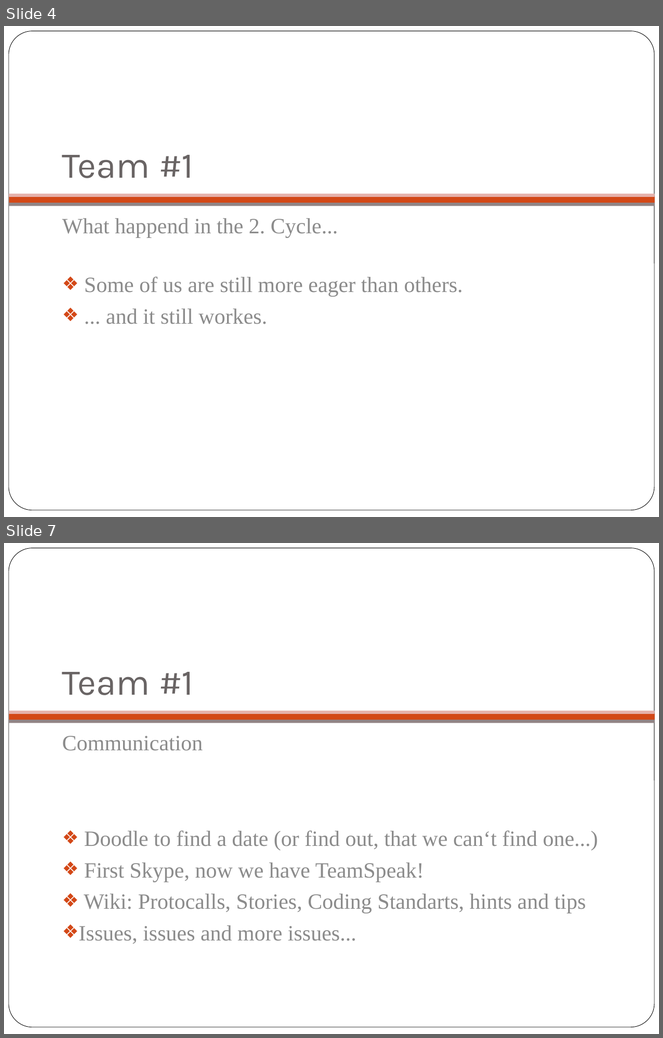
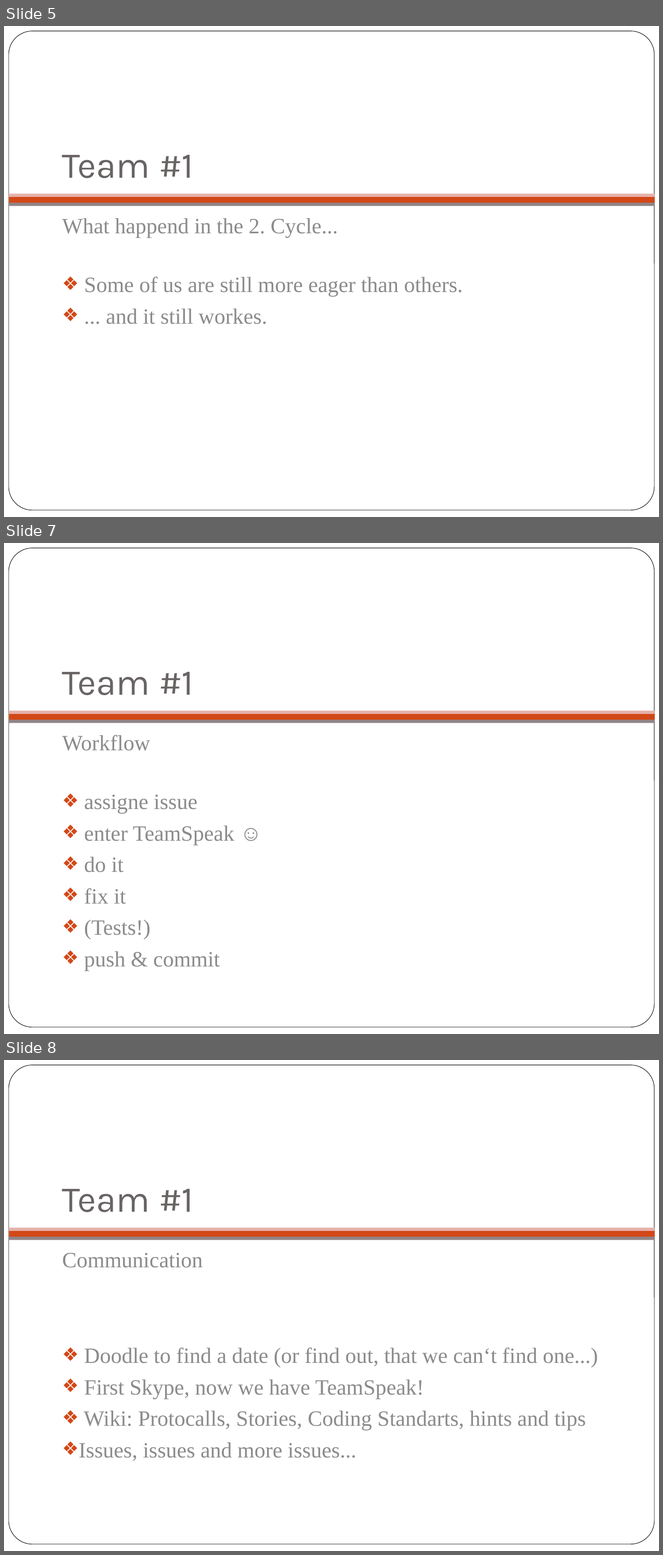
Before and after one commit to ese-unibe-ch/ese2012-team1, a slide deck: presentation/team1.pptx. Shown one above the other, each under a label of ours: slides 4 and 7 before the commit, slides 5, 7 and 8 after it; the slides between them are not shown. The pictures are 663x1038 and 663x1555 pixels, drawn with LibreOffice and Linux fonts; fonts in the diff are those of the drawing; background and template pictures are left out. Boxes give left, top, right and bottom in pixels: in the first picture for what was removed or moved away, otherwise in the second. Text is boxed around its words. In the diff, an @@ line names an element or a change of style, - is before the commit and + after.

Commit message:
Presentation done
Chaned some context in 'workflow'.
Added title page.

```diff
--- a/presentation/team1.pptx
+++ b/presentation/team1.pptx
@@ slide 7 added at (x1=4, y1=543, x2=659, y2=1034), background picture (left out); not listed: 4 template elements that a slide beside it also shows @@
@@ title added at (x1=62, y1=672, x2=194, y2=695), 40 pt, text #696464 @@
+Team #1
@@ text added at (x1=62, y1=735, x2=150, y2=751), 24 pt, text #8C8C8C @@
+Workflow
@@ text added at (x1=84, y1=795, x2=234, y2=971), 24 pt, text #8C8C8C @@
+❖ assigne issue
+❖ enter TeamSpeak ☺
+❖ do it
+❖ fix it
+❖ (Tests!)
+❖ push & commit
@@ what was slide 4 is now slide 5 @@
@@ what was slide 7 is now slide 8 @@
```
Also in this commit, not shown: 1 slide changed, 1 other slide added, 1 slide removed, 1 other file.
